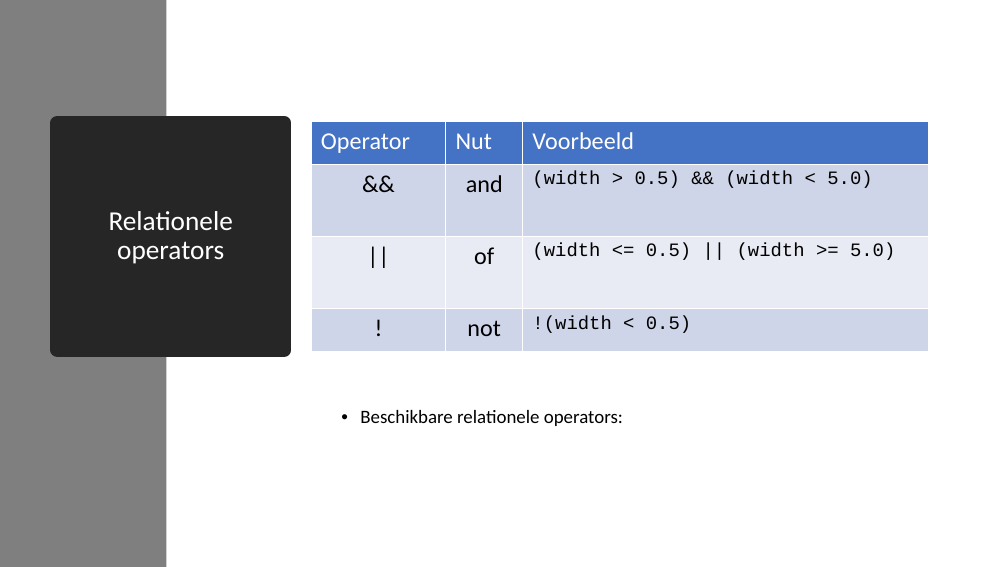
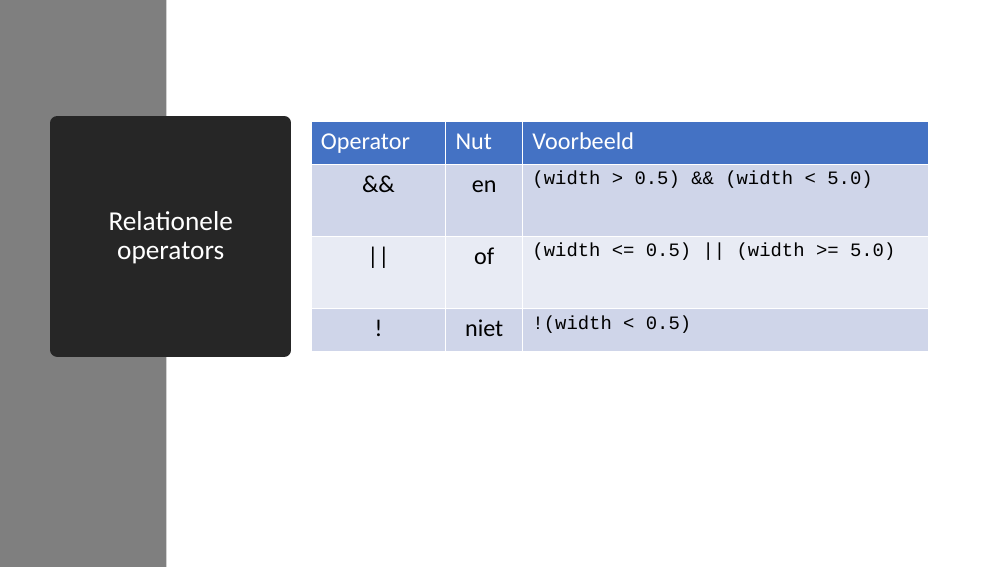
Before and after one commit to v-nys/cursusprogrammeren, a slide deck: slide 5 of _SLIDES/DEEL1/H4/31_Logische en relationele operators.pptx (slide 6 before the commit). Drawn at 1008x567 pixels with LibreOffice and Linux fonts; fonts in the diff are those of the drawing. Boxes give left, top, right and bottom in pixels: in the first picture for what was removed or moved away, otherwise in the second. Text is boxed around its words. In the diff, an @@ line names an element or a change of style, - is before the commit and + after.

```diff
--- a/_SLIDES/DEEL1/H4/31_Logische en relationele operators.pptx
+++ b/_SLIDES/DEEL1/H4/31_Logische en relationele operators.pptx
@@ table at <box>312,122,929,352</box> @@
-row 2, column 2: and
+row 2, column 2: en
-row 4, column 2: not
+row 4, column 2: niet
@@ text removed at <box>360,410,623,426</box> @@
-• Beschikbare relationele operators:
```
Also in this commit, not shown: 2 other slides changed, 36 slides added, 1 slide removed, 3 other files.
